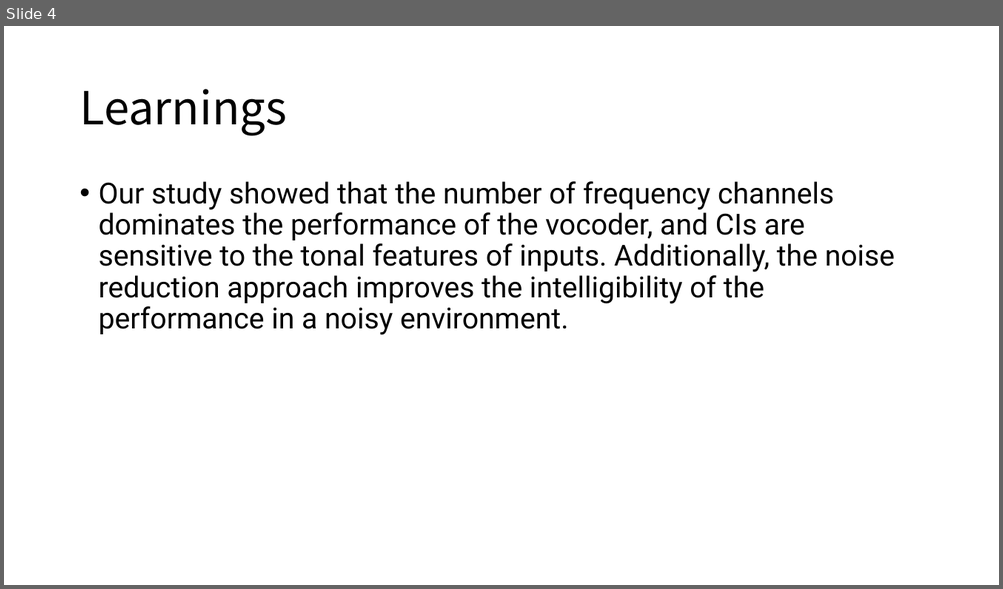
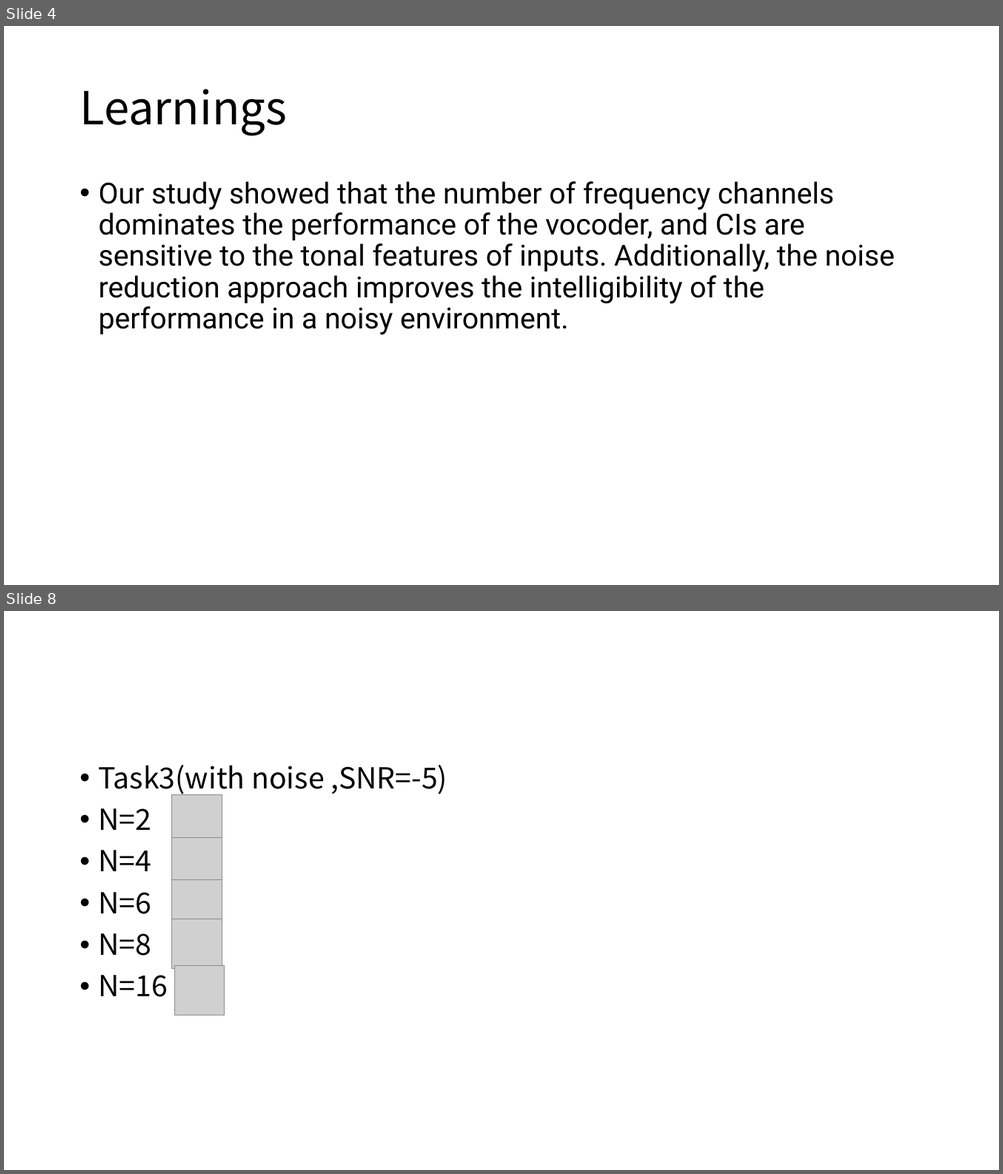
Before and after one commit to ASSANDHOLE/Signal-System_Project, a slide deck: Project1/Speech Synthesis And Perception With Envelope Cue.pptx. Shown one above the other, each under a label of ours: slide 4 before the commit, slides 4 and 8 after it; the slides between them are not shown. The pictures are 1003x589 and 1003x1174 pixels, drawn with LibreOffice and Linux fonts; fonts in the diff are those of the drawing; grey boxes stand for pictures. Boxes give left, top, right and bottom in pixels: in the first picture for what was removed or moved away, otherwise in the second. Text is boxed around its words. In the diff, an @@ line names an element or a change of style, - is before the commit and + after.

```diff
--- a/Project1/Speech Synthesis And Perception With Envelope Cue.pptx
+++ b/Project1/Speech Synthesis And Perception With Envelope Cue.pptx
@@ slide 8 added at bbox=[4, 611, 999, 1170], background #FFFFFF @@
@@ text added at bbox=[99, 765, 447, 997], 28 pt, text #000000 @@
+• Task3(with noise ,SNR=-5)
+• N=2
+• N=4
+• N=6
+• N=8
+• N=16
@@ picture added at bbox=[172, 795, 222, 845] @@
@@ picture added at bbox=[172, 838, 222, 888] @@
@@ picture added at bbox=[172, 880, 222, 931] @@
@@ picture added at bbox=[172, 919, 222, 969] @@
@@ picture added at bbox=[174, 966, 224, 1016] @@
```
Also in this commit, not shown: 5 slides changed, 8 other slides added, 1 slide removed.
